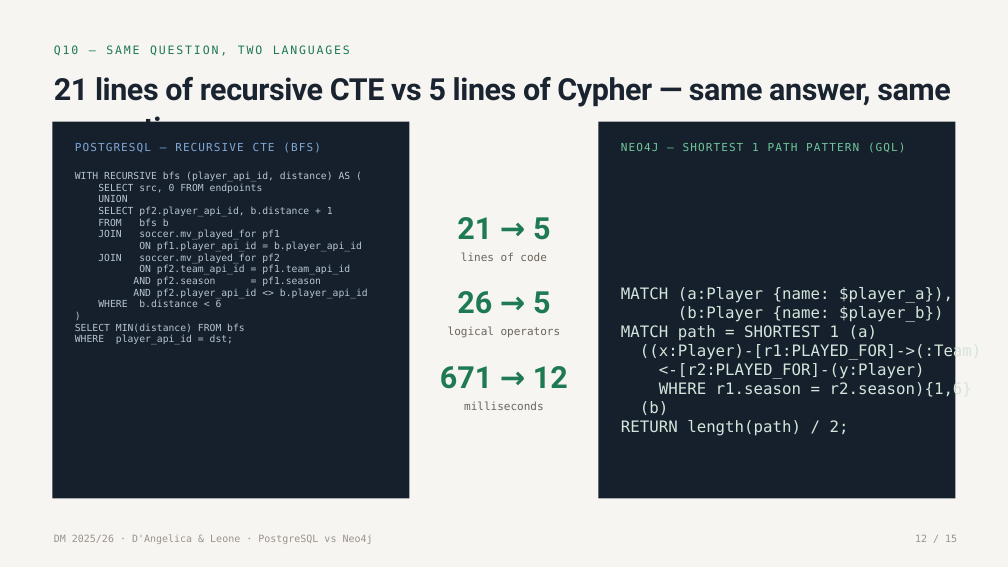
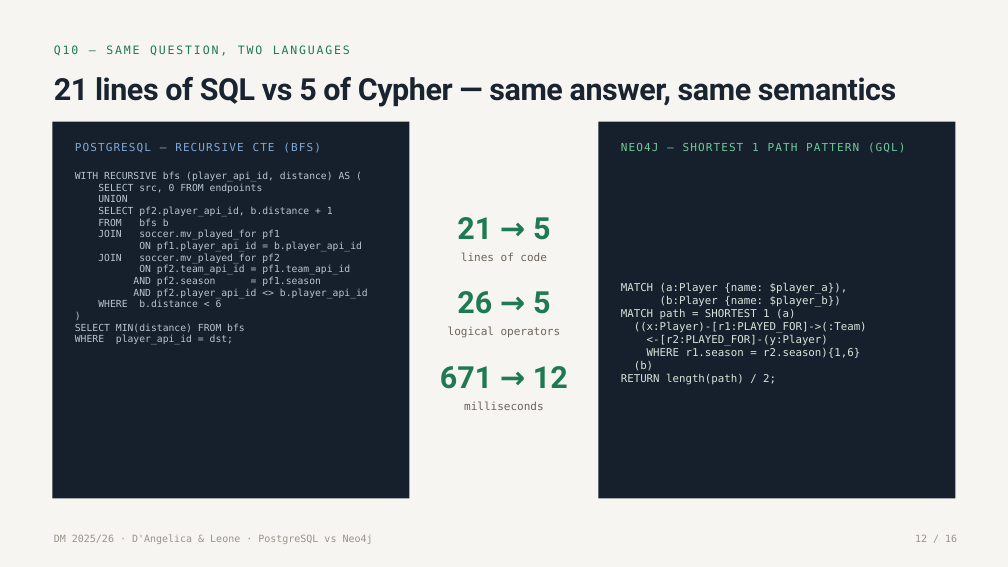
Before and after one commit to g1up3/DM-Project-2026, a slide deck: slide 12 of PostgreSQL_vs_Neo4j_DAngelica_Leone.pptx. Drawn at 1008x567 pixels with LibreOffice and Linux fonts; fonts in the diff are those of the drawing. Boxes give left, top, right and bottom in pixels: in the first picture for what was removed or moved away, otherwise in the second. Text is boxed around its words. In the diff, an @@ line names an element or a change of style, - is before the commit and + after.

```diff
--- a/PostgreSQL_vs_Neo4j_DAngelica_Leone.pptx
+++ b/PostgreSQL_vs_Neo4j_DAngelica_Leone.pptx
@@ text at [54,77,896,107]: text changed @@
-21 lines of recursive CTE vs 5 lines of Cypher — same answer, same semantics
+21 lines of SQL vs 5 of Cypher — same answer, same semantics
@@ text "MATCH (a:Player {name: $player_a})," at [621,282,867,385]: size 22.5 to 15.4 pt @@
```
Also in this commit, not shown: 13 other slides changed, 2 slides added, 1 other file.
